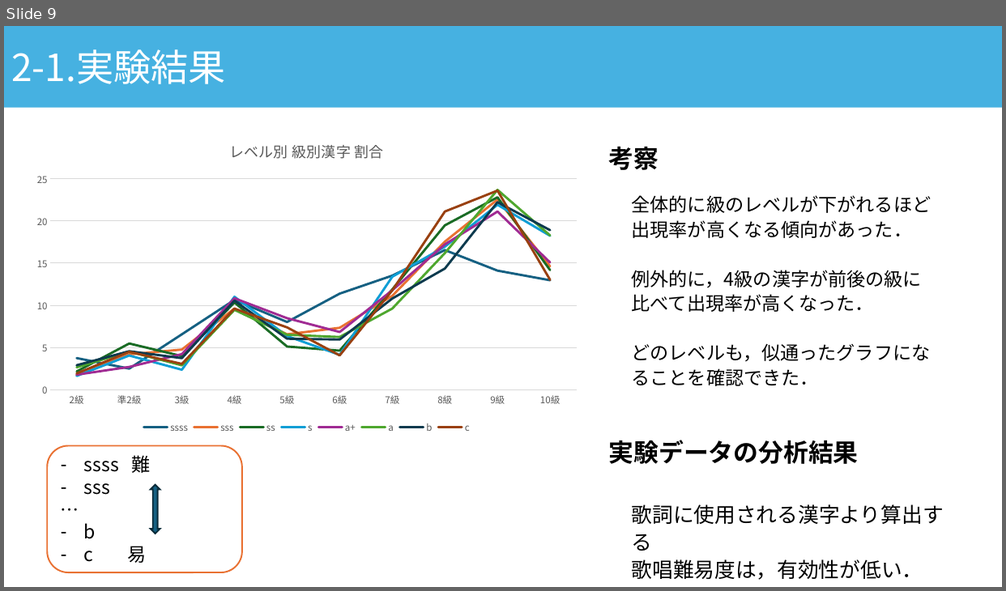
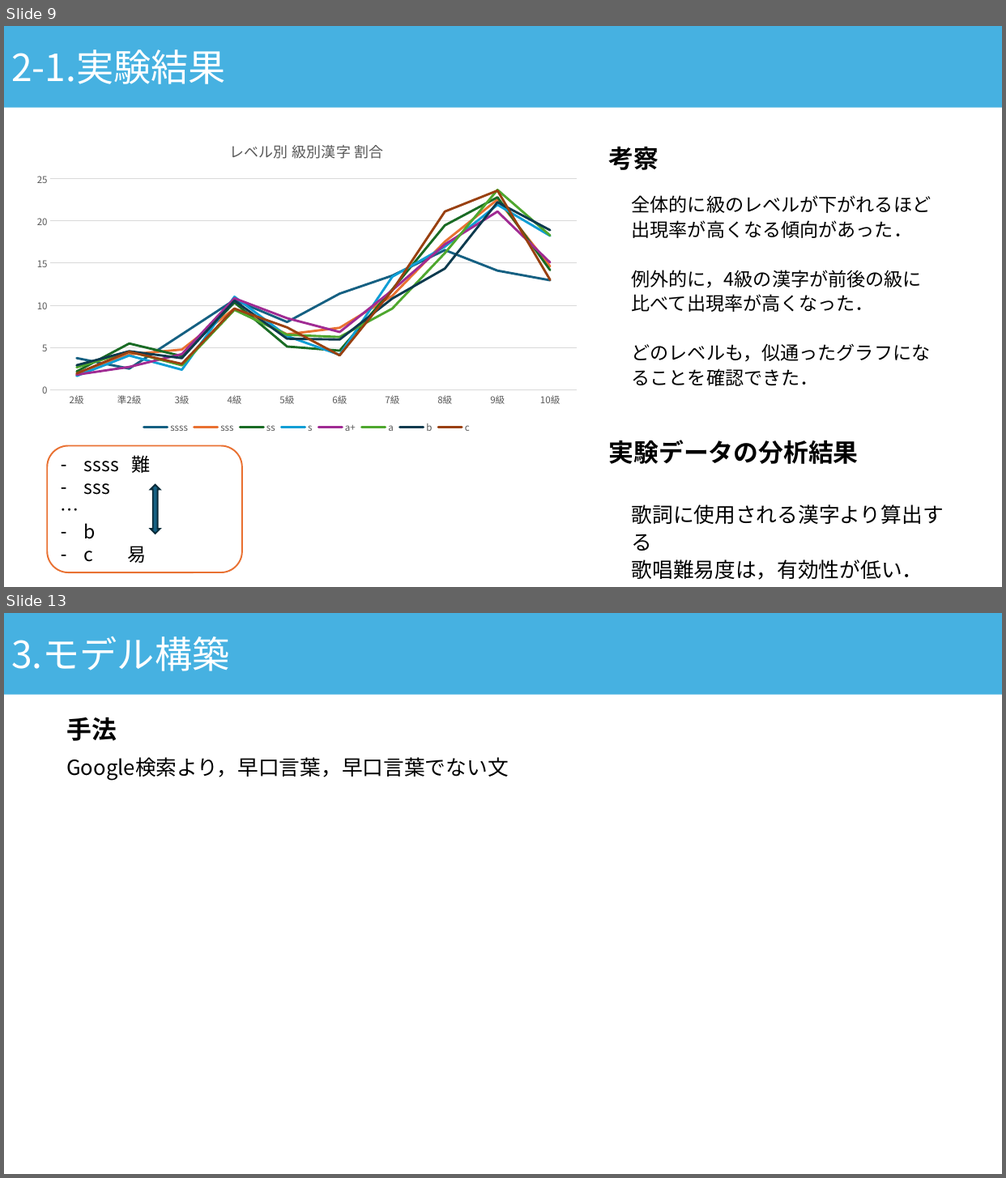
Before and after one commit to asn407/20241221, a slide deck: 年末発表.pptx. Shown one above the other, each under a label of ours: slide 9 before the commit, slides 9 and 13 after it; the slides between them are not shown. The pictures are 1006x591 and 1006x1178 pixels, drawn with LibreOffice and Linux fonts; fonts in the diff are those of the drawing. Boxes give left, top, right and bottom in pixels: in the first picture for what was removed or moved away, otherwise in the second. Text is boxed around its words. In the diff, an @@ line names an element or a change of style, - is before the commit and + after.

```diff
--- a/年末発表.pptx
+++ b/年末発表.pptx
@@ slide 13 added at [4, 613, 1002, 1174], background #FFFFFF @@
@@ rectangle added at [4, 613, 1002, 695], fill #46B1E1, 36 pt, text #FFFFFF @@
+3.モデル構築
@@ text added at [66, 717, 117, 741], 24 pt, text #000000, bold @@
+手法
@@ text added at [66, 757, 508, 781], 20 pt, text #000000 @@
+Google検索より，早口言葉，早口言葉でない文
```
Also in this commit, not shown: 8 slides changed, 1 other slide added, 1 slide removed.
